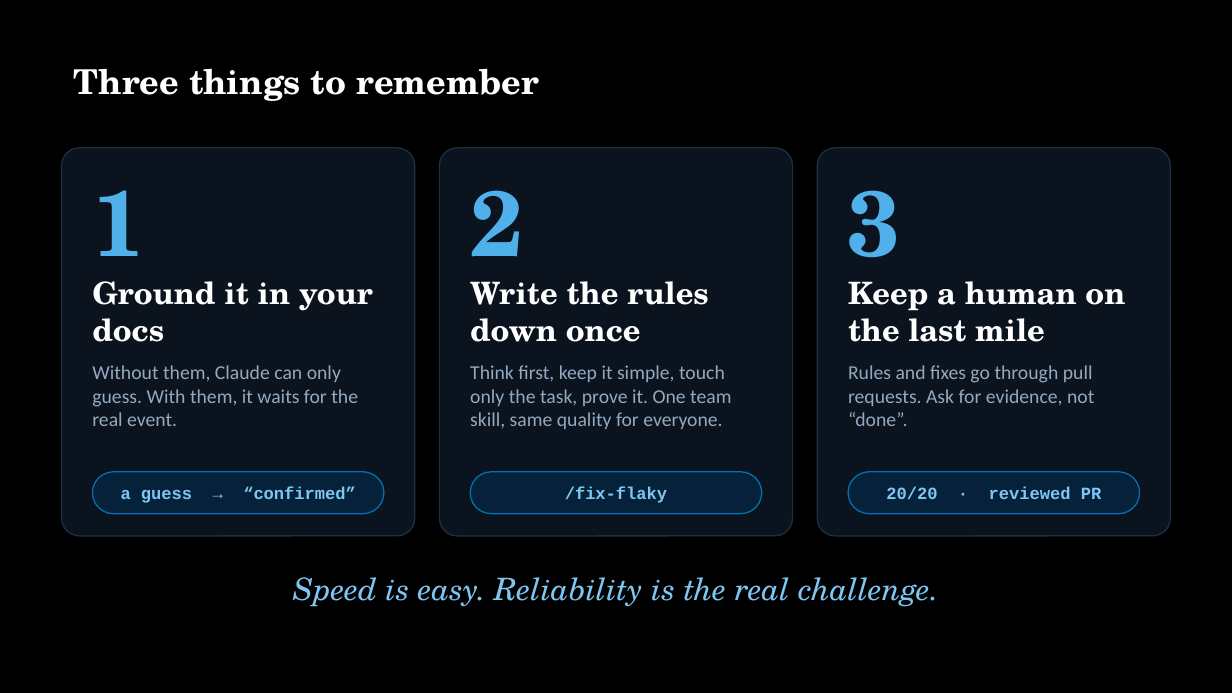
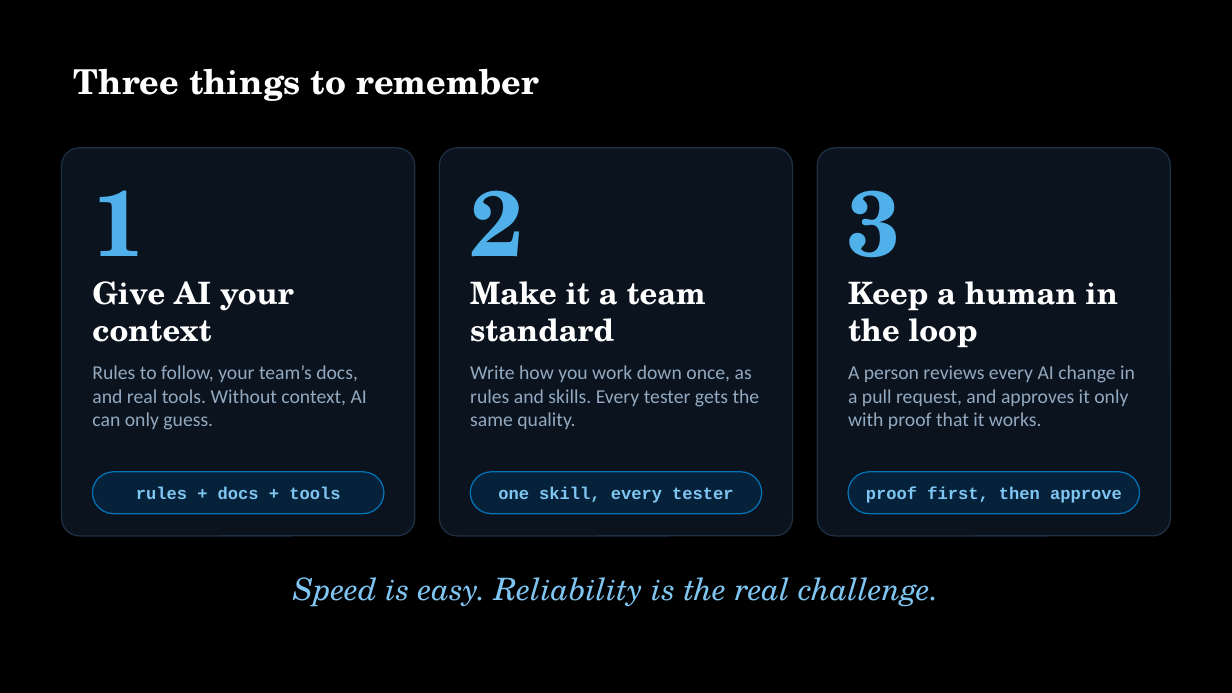
Before and after one commit to ApplauseAuto/testcon-ai-cc-demo, a slide deck: slide 34 of presentation/TestCon2026 - A Tester's Guide to Claude Code.pptx (slide 35 before the commit). Drawn at 1232x693 pixels with LibreOffice and Linux fonts; fonts in the diff are those of the drawing. Boxes give left, top, right and bottom in pixels: in the first picture for what was removed or moved away, otherwise in the second. Text is boxed around its words. In the diff, an @@ line names an element or a change of style, - is before the commit and + after.

```diff
--- a/presentation/TestCon2026 - A Tester's Guide to Claude Code.pptx
+++ b/presentation/TestCon2026 - A Tester's Guide to Claude Code.pptx
@@ text at [92, 281, 294, 342]: text changed @@
-Ground it in your docs
+Give AI your context
@@ text at [470, 281, 706, 342]: text changed @@
-Write the rules down once
+Make it a team standard
@@ text at [848, 281, 1117, 348]: text changed @@
-Keep a human on the last mile
+Keep a human in the loop
@@ text at [92, 365, 367, 430]: text changed @@
-Without them, Claude can only guess. With them, it waits for the real event.
+Rules to follow, your team’s docs, and real tools. Without context, AI can only guess.
@@ text at [470, 365, 760, 429]: text changed @@
-Think first, keep it simple, touch only the task, prove it. One team skill, same quality for everyone.
+Write how you work down once, as rules and skills. Every tester gets the same quality.
@@ text at [848, 365, 1135, 429]: text changed @@
-Rules and fixes go through pull requests. Ask for evidence, not “done”.
+A person reviews every AI change in a pull request, and approves it only with proof that it works.
@@ text in rounded rectangle at [136, 486, 340, 499]: text changed @@
-a guess → “confirmed”
+rules + docs + tools
@@ text in rounded rectangle at [498, 486, 733, 503]: text changed @@
-/fix-flaky
+one skill, every tester
@@ text in rounded rectangle at [866, 486, 1122, 503]: text changed @@
-20/20 · reviewed PR
+proof first, then approve
```
Also in this commit, not shown: 28 other slides changed, 1 slide added, 2 slides removed, 1 other file.
